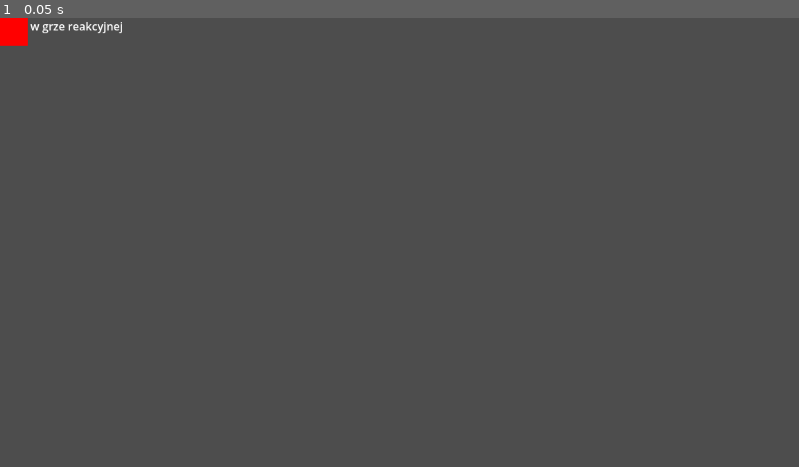
Above: before the commit, frame 1.
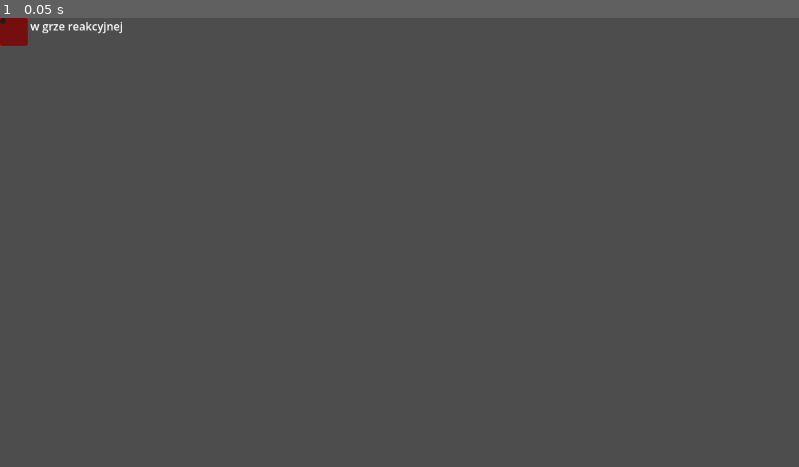
Above: after the commit, the same moment.

Repository: XMefilesX/Rehagame
Game: Godot game, scene res://main.tscn
Same seed, same stepped clock (60 frames per second), same inputs: the game is played once before the commit and once after it.
Inputs:
- Up to frame 1 (0.05 s): no input

The runs differ from the first frame. In frame 1, 0.2% of the frame differs, in the area x 0-4%, y 0-7%.

Commit message:
pierwsza wersja

Diff:
--- /dev/null
+++ b/main.gd
@@ -0,0 +1,51 @@
+extends Node2D
+
+@onready var spawn_timer = $SpawnTimer
+@onready var session_timer = $SessionTimer   # ← dodane
+
+var target_scene = preload("res://target.tscn")
+var reaction_times: Array[float] = []
+var hits: int = 0
+
+func _ready():
+	# Ustawienia timerów
+	session_timer.wait_time = 30.0
+	session_timer.one_shot = true
+	session_timer.autostart = true
+
+	spawn_timer.wait_time = 1.0
+	spawn_timer.autostart = true
+
+# Tworzenie nowych celów
+func _on_spawn_timer_timeout():
+	var target = target_scene.instantiate()
+	target.position = Vector2(randf_range(100, 1180), randf_range(100, 620))
+	add_child(target)
+	spawn_timer.wait_time = randf_range(0.8, 1.5)
+
+# Rejestracja trafienia (wywoływane z target.gd)
+func register_hit(reaction_time: float):
+	reaction_times.append(reaction_time)
+	hits += 1
+
+# Koniec sesji 30 sekund
+func _on_session_timer_timeout():
+	spawn_timer.stop()
+	show_results()
+
+# Pokazanie wyników na końcu
+func show_results():
+	var average = 0.0
+	if reaction_times.size() > 0:
+		for t in reaction_times:
+			average += t
+		average /= reaction_times.size()
+
+	print("=== KONIEC GRY ===")
+	print("Średni czas reakcji: ", average, " sekund")
+	print("Trafienia: ", hits)
+
+	if average < 1.0:
+		print("WYGRAŁEŚ!")
+	else:
+		print("PRZEGRAŁEŚ!")
--- a/main.tscn
+++ b/main.tscn
@@ -1,6 +1,6 @@
 [gd_scene format=3 uid="uid://c2moxdg0s1u01"]
 
-[ext_resource type="Script" uid="uid://bn3jkof4e4bgq" path="res://target.gd" id="1_0xm2m"]
+[ext_resource type="Script" uid="uid://d2n4hd6ojb7bo" path="res://main.gd" id="1_0xm2m"]
 [ext_resource type="PackedScene" uid="uid://5fr1dcew4nqy" path="res://target.tscn" id="2_h2yge"]
 
 [sub_resource type="LabelSettings" id="LabelSettings_7dm0k"]
@@ -25,3 +25,34 @@
 vertical_alignment = 1
 
 [node name="target" parent="." unique_id=328927553 instance=ExtResource("2_h2yge")]
+
+[node name="SpawnTimer" type="Timer" parent="." unique_id=602125577]
+
+[node name="SessionTimer" type="Timer" parent="." unique_id=83596729]
+
+[node name="UI" type="CanvasLayer" parent="." unique_id=1624969366]
+
+[node name="Panel" type="Panel" parent="UI" unique_id=12723512]
+offset_right = 40.0
+offset_bottom = 40.0
+
+[node name="VBoxContainer" type="VBoxContainer" parent="UI" unique_id=1176401485]
+offset_right = 40.0
+offset_bottom = 40.0
+
+[node name="Label" type="Label" parent="UI" unique_id=431927914]
+offset_right = 40.0
+offset_bottom = 23.0
+
+[node name="Menu" type="CanvasLayer" parent="." unique_id=144992789]
+
+[node name="Start" type="Button" parent="Menu" unique_id=1358806938]
+offset_right = 8.0
+offset_bottom = 8.0
+
+[node name="Restart" type="Button" parent="Menu" unique_id=1945557260]
+offset_right = 8.0
+offset_bottom = 8.0
+
+[connection signal="timeout" from="SpawnTimer" to="." method="_on_spawn_timer_timeout"]
+[connection signal="timeout" from="SessionTimer" to="." method="_on_session_timer_timeout"]
--- a/target.gd
+++ b/target.gd
@@ -1,14 +1,17 @@
 extends Area2D
 
-var spawn_time: float = 0.0   # tu zapiszemy moment pojawienia się
+var spawn_time: float = 0.0
 
 func _ready():
-	spawn_time = Time.get_ticks_msec() / 1000.0   # aktualny czas w sekundach
-	print("Cel się pojawił!")
+	spawn_time = Time.get_ticks_msec() / 1000.0
 
-# To jest funkcja, która odpala się gdy klikniesz na Area2D
-func _on_input_event(viewport, event, shape_idx):
+func _on_input_event(_viewport, event, _shape_idx):
 	if event is InputEventMouseButton and event.button_index == MOUSE_BUTTON_LEFT and event.pressed:
 		var reaction_time = (Time.get_ticks_msec() / 1000.0) - spawn_time
-		print("Czas reakcji: ", reaction_time, " sekund")
-		queue_free()   # usuwa kwadrat z ekranu
+
+		# Poprawione wywołanie - idziemy dwa poziomy w górę do Main
+		var main_node = get_parent().get_parent()
+		if main_node.has_method("register_hit"):
+			main_node.register_hit(reaction_time)
+
+		queue_free()
--- a/target.tscn
+++ b/target.tscn
@@ -21,3 +21,6 @@
 offset_right = 40.0
 offset_bottom = 40.0
 color = Color(1, 0, 0, 1)
+
+[connection signal="input_event" from="Area2D" to="Area2D" method="_on_input_event"]
+[connection signal="mouse_entered" from="Area2D" to="Area2D" method="_on_mouse_entered"]
Not shown, added: main.gd.uid
